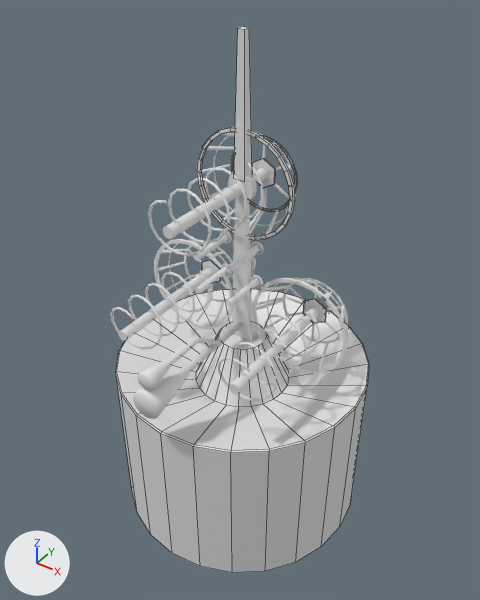
A saved change to the Blender file HS-356/HS-356.blend.
Rendered twice from a camera (50 mm lens) standing at (2.41, -3.51, 1.88) and looking at (0.0, -0.04, -1.05). The lights are fixed; the arrows at lower left show +X, +Y and +Z. Mesh edges are drawn as thin lines on the coarser meshes.

The first picture shows 'AntennaStaff', 'AntennaStemCenter', 'AntennaStemLeft', 'AntennaStemRight', 'Body', 'Cube', 'Cube.002', 'Cube.003', 'HornBottom', 'SpringFace', 'SpringFace.001', 'SpringFace.002'.
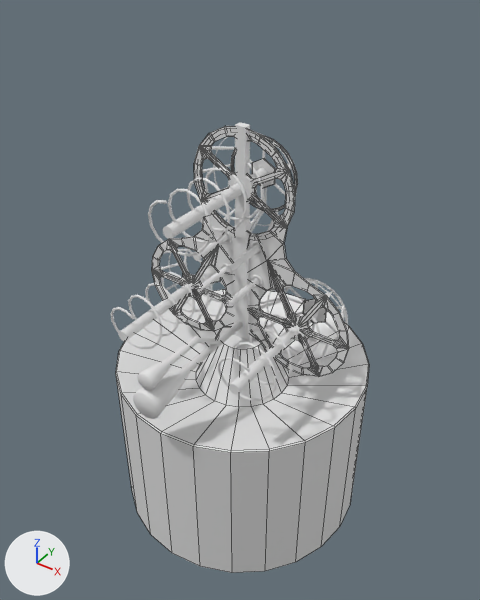
What changed in the scene script:
```text
Add mat_initialshadinggroup_000:
    mat_initialshadinggroup_000 = principled_material('initialShadingGroup.000')
    mat_initialshadinggroup_000.base_color = (0.8, 0.8, 0.8)  # white #e7e7e7
Add me_antennathingy_000:
    me_antennathingy_000.from_pydata(...)  # 540 vertices, 710 faces; spans x -1.3..1.3, y 0.0..0.02, z -0.54..2.07
    me_antennathingy_000.materials.append(mat_initialshadinggroup_000)  # white #e7e7e7
Change ob_cube:
    add ob_cube.hide_set(True)
Add ob_antennathingy_000:
    ob_antennathingy_000 = bpy.data.objects.new('antennathingy.000', me_antennathingy_000)
    ob_antennathingy_000.location = (0.0, 0.0, -0.07)
    ob_antennathingy_000.rotation_euler = (3.142, 0.0, 0.0)  # degrees (180, 0, 0)
    ob_antennathingy_000.scale = (0.714, 0.714, 0.714)
```

Pixel boxes (x1, y1, x2, y2) of what changed, in the pictures (480 x 600 px):
'antennathingy.000', added: after (152, 126, 349, 377)
'Cube', hidden: before (234, 26, 252, 181)
'Cube.003', unchanged, covered by the edit: before (197, 127, 295, 240)
'Cube.002', unchanged, covered by the edit: before (252, 278, 348, 374)
